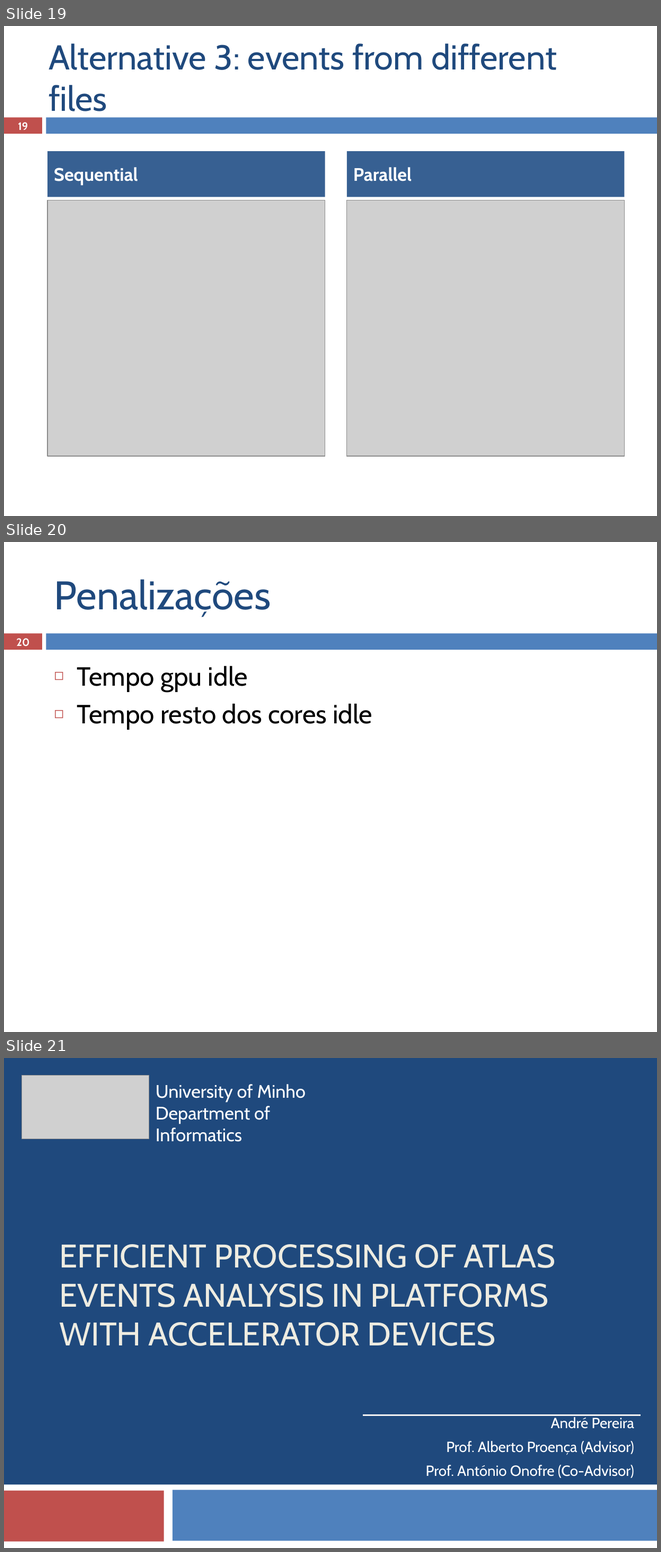
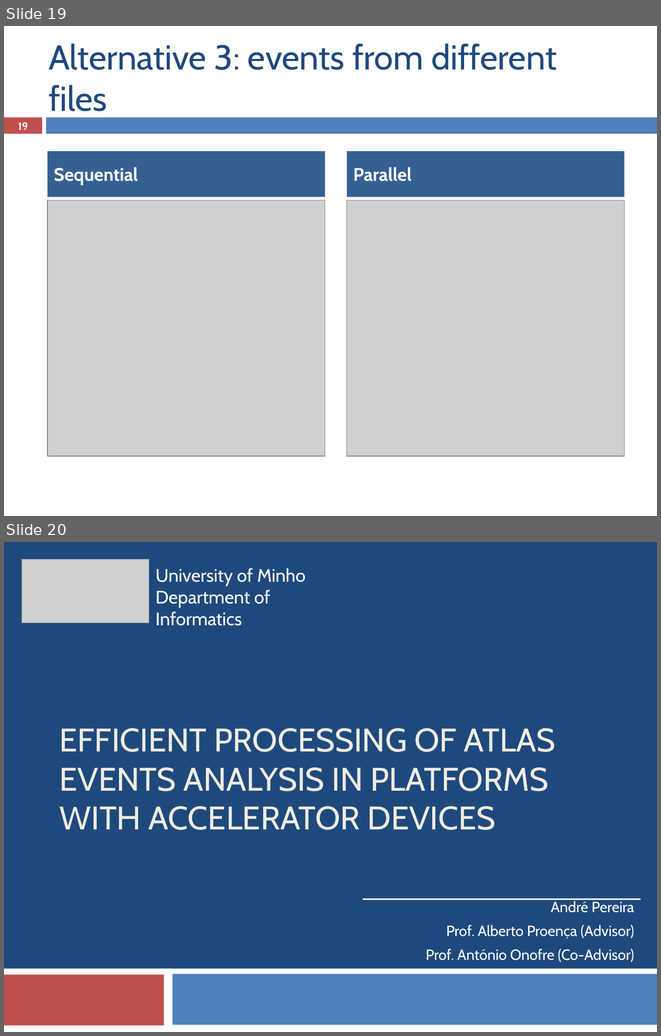
Before and after one commit to ampereira/mscthesis-liptool, a slide deck: doc/partial presentation/partial_presentation.pptx. Shown one above the other, each under a label of ours: slides 19, 20 and 21 before the commit, slides 19 and 20 after it. The pictures are 661x1552 and 661x1036 pixels, drawn with LibreOffice and Linux fonts; fonts in the diff are those of the drawing; grey boxes stand for pictures. Boxes give left, top, right and bottom in pixels: in the first picture for what was removed or moved away, otherwise in the second. Text is boxed around its words. In the diff, an @@ line names an element or a change of style, - is before the commit and + after.

```diff
--- a/doc/partial presentation/partial_presentation.pptx
+++ b/doc/partial presentation/partial_presentation.pptx
@@ slide 20 removed at [4, 542, 657, 1032], background #FFFFFF; not listed: 2 template elements that a slide beside it also shows @@
@@ title removed at [54, 579, 271, 617] @@
-Penalizações
@@ page number removed at [16, 638, 29, 646] @@
-20
@@ text removed at [77, 665, 372, 729] @@
-◻ Tempo gpu idle
-◻ Tempo resto dos cores idle
@@ what was slide 21 is now slide 20 @@
```
Also in this commit, not shown: 2 slides changed, 3 other files.
